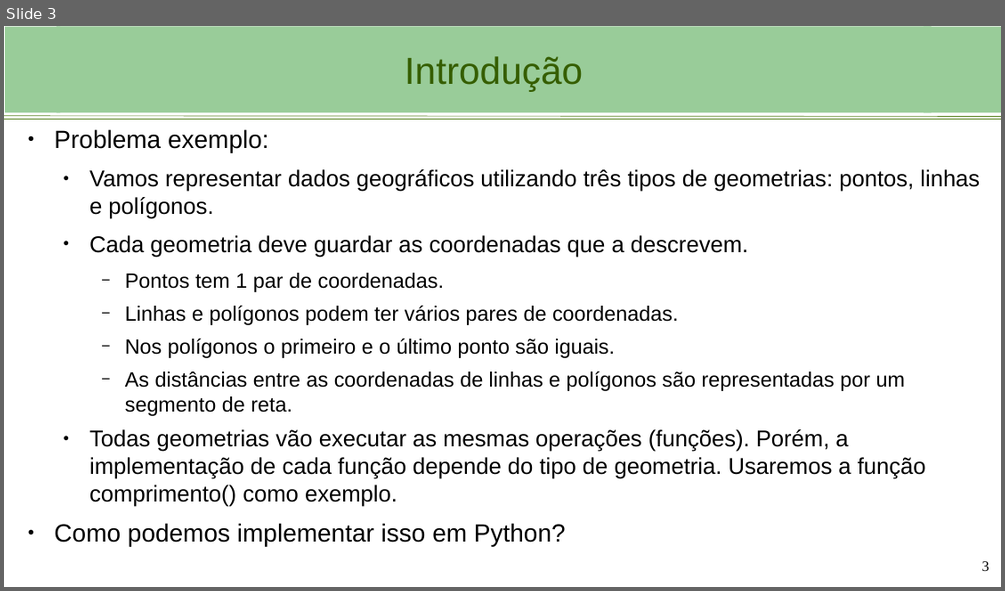
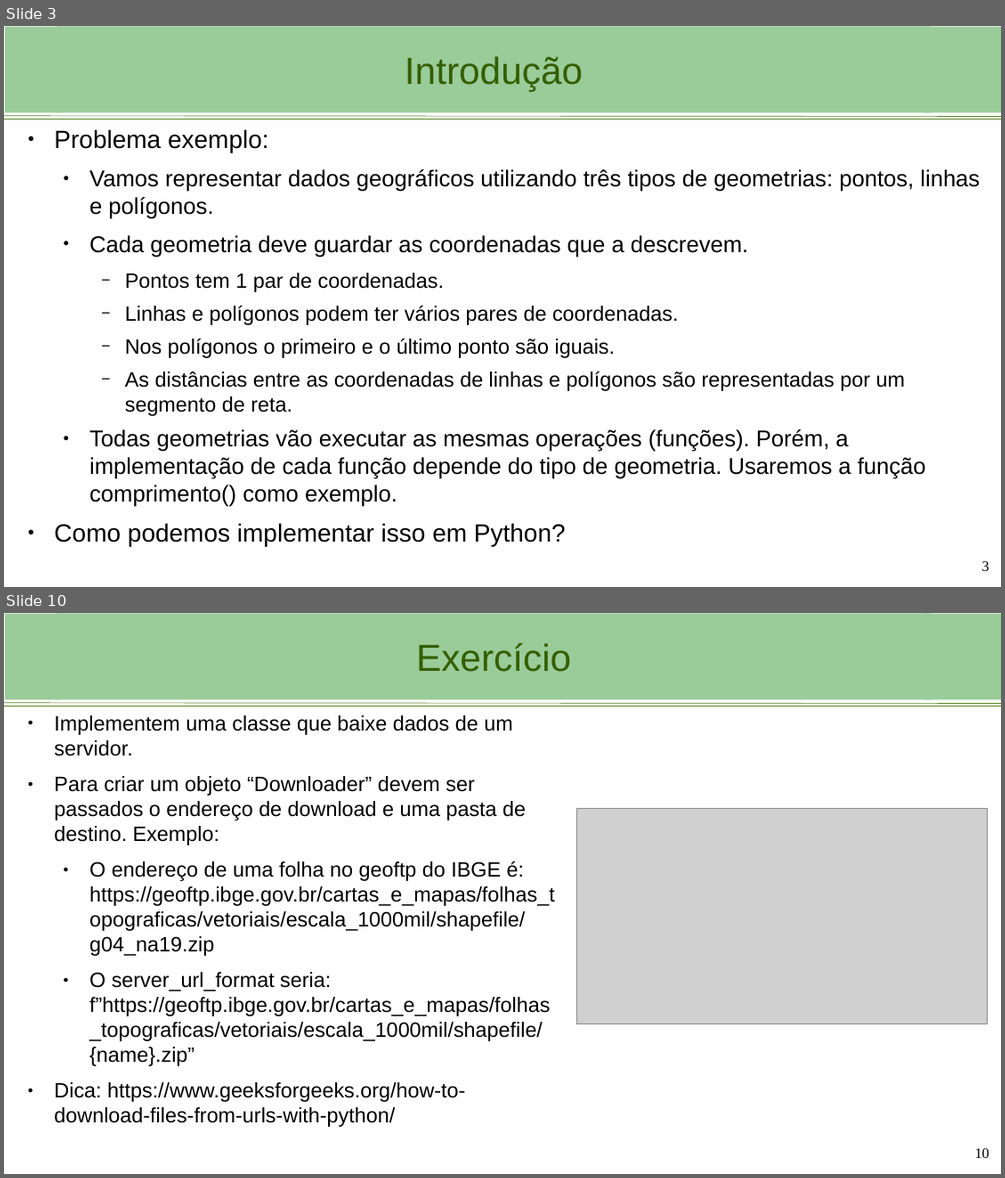
Before and after one commit to viniciusbrito1/progcart, a slide deck: aulas/Aula_3_Python_OOP.odp. Shown one above the other, each under a label of ours: slide 3 before the commit, slides 3 and 10 after it; the slides between them are not shown. The pictures are 1005x591 and 1005x1178 pixels, drawn with LibreOffice and Linux fonts; fonts in the diff are those of the drawing; grey boxes stand for pictures; background and template pictures are left out. Boxes give left, top, right and bottom in pixels: in the first picture for what was removed or moved away, otherwise in the second. Text is boxed around its words. In the diff, an @@ line names an element or a change of style, - is before the commit and + after.

```diff
--- a/aulas/Aula_3_Python_OOP.odp
+++ b/aulas/Aula_3_Python_OOP.odp
@@ slide 10 added at [4,613,1001,1174], background #FFFFFF; not listed: 4 template elements that a slide beside it also shows @@
@@ title added at [57,614,931,699], fill #99CC99, 36.3 pt, text #355E00 @@
+Exercício
@@ text added at [54,715,555,1127], 20 pt, text #000000 @@
+● Implementem uma classe que baixe dados de um servidor.
+● Para criar um objeto “Downloader” devem ser passados o endereço de download e uma pasta de destino. Exemplo:
+  ● O endereço de uma folha no geoftp do IBGE é: https://geoftp.ibge.gov.br/cartas_e_mapas/folhas_topograficas/vetoriais/escala_1000mil/shapefile/g04_na19.zip
+  ● O server_url_format seria: f”https://geoftp.ibge.gov.br/cartas_e_mapas/folhas_topograficas/vetoriais/escala_1000mil/shapefile/{name}.zip”
+● Dica: https://www.geeksforgeeks.org/how-to-download-files-from-urls-with-python/
@@ picture added at [577,808,987,1024] @@
@@ page number added at [975,1148,989,1158], 14 pt, text #000000 @@
+10
```
Also in this commit, not shown: 1 slide changed, 5 other slides added, 2 slides removed, 2 other files.
